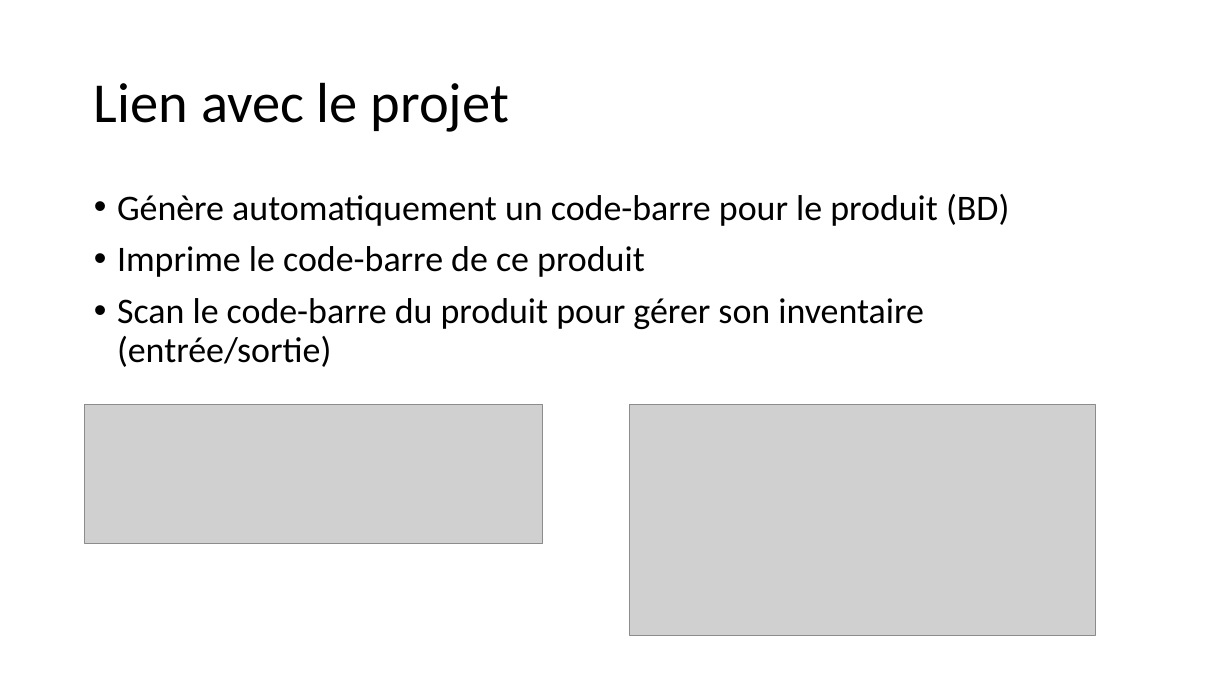
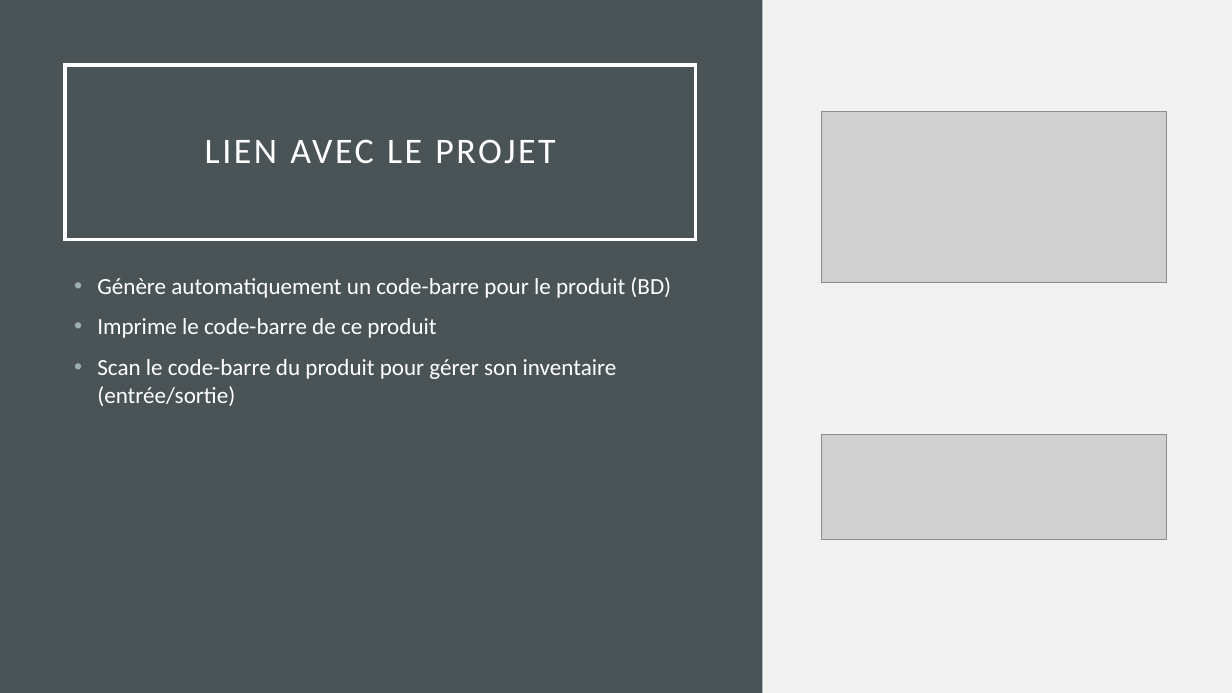
Before and after one commit to 1732956/ESP, a slide deck: slide 5 of Presentations/Défi ESP.pptx. Drawn at 1232x693 pixels with LibreOffice and Linux fonts; fonts in the diff are those of the drawing; grey boxes stand for pictures. Boxes give left, top, right and bottom in pixels: in the first picture for what was removed or moved away, otherwise in the second. Text is boxed around its words. In the diff, an @@ line names an element or a change of style, - is before the commit and + after.

```diff
--- a/Presentations/Défi ESP.pptx
+++ b/Presentations/Défi ESP.pptx
@@ background #FFFFFF to #F2F2F2 @@
@@ rectangle added at (0,0,762,693), fill #4A5356 @@
@@ title "LIEN AVEC LE PROJET": place and size @@
-title "LIEN AVEC LE PROJET" at (94,82,509,132)
+title "LIEN AVEC LE PROJET" at (65,65,696,239)
@@ title "LIEN AVEC LE PROJET" at (65,65,696,239): outline none to #FFFFFF 2.5 pt @@
@@ picture: place and size @@
-picture at (630,405,1096,636)
+picture at (822,112,1167,283)
@@ title at (205,139,555,163): text changed; size 44 to 28 pt; text colour #000000 to #FFFFFF @@
-Lien avec le projet
+LIEN AVEC LE PROJET
@@ text "Génère automatiquement un code-barre pour ...": place and size @@
-text "Génère automatiquement un code-barre pour ..." at (117,194,1009,367)
+text "Génère automatiquement un code-barre pour ..." at (97,277,671,406)
@@ text "Génère automatiquement un code-barre pour ..." at (97,277,671,406): size 28 to 18 pt, text colour #000000 to #FFFFFF; line spacing 0.9 to 1 @@
@@ picture: place and size @@
-picture at (85,405,543,544)
+picture at (822,434,1167,540)
```
Also in this commit, not shown: 7 other slides changed, 1 other file.
